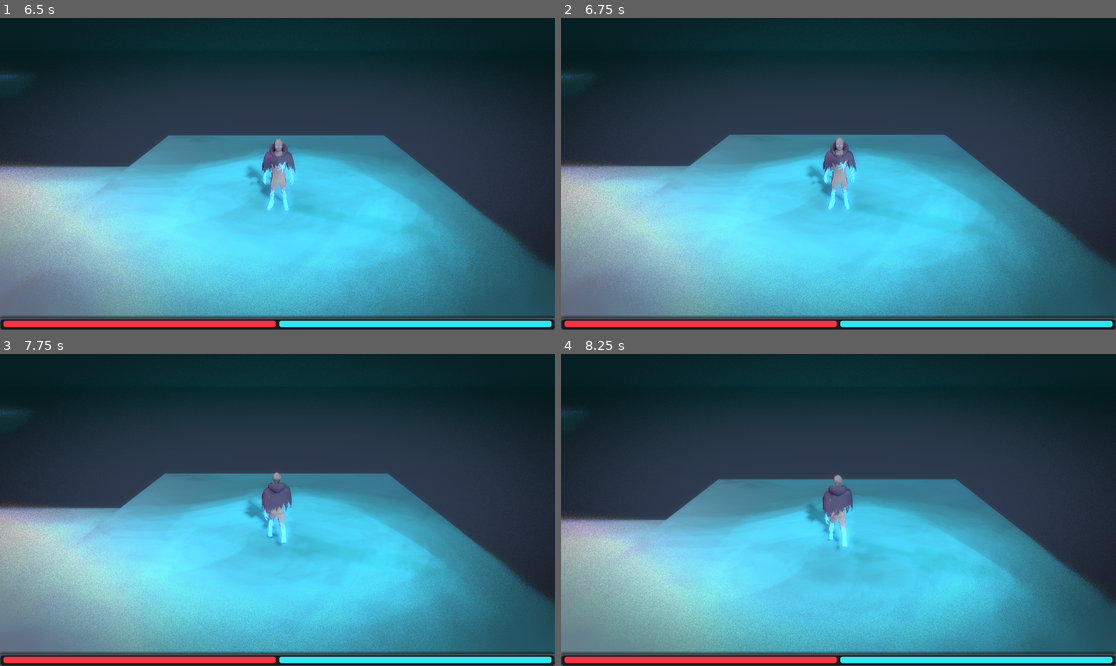
Above: before the commit, frames 1-4 (two rows, left to right).
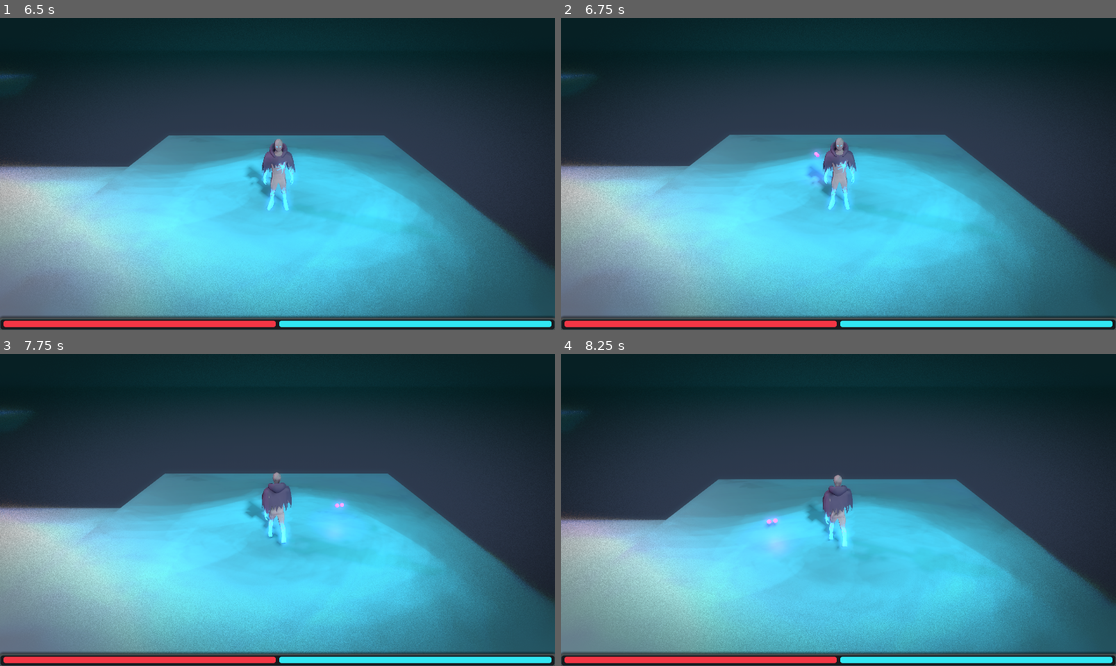
Above: after the commit, the same moments.

Repository: 1p22geo/AWARE_v0
Game: Godot game, scene res://scenes/Boot/Boot.tscn
Same seed, same stepped clock (60 frames per second), same inputs: the game is played once before the commit and once after it.
Inputs (mouse positions are in pixels of both pictures, inside the frame that each line leads up to):
- Up to frame 1 (6.5 s): tap Enter at 0.5, 2, 3.5 s; move the mouse to (399, 158) at 0.52 s; hold D (move_right) 0.53-1.25 s; click (399, 158) at 0.6 s; tap Space (jump) at 0.77, 1.25, 2.75, 3.77, 4.25 s; drag from (166, 189) to (249, 236) at 1.27 s; move the mouse to (333, 105) at 2.02 s; hold D (move_right) 2.03-2.75 s; hold Shift 2.03-2.75 s; click (333, 105) at 2.3 s; drag from (249, 236) to (111, 127) at 2.77 s; move the mouse to (444, 220) at 3.52 s; hold A (move_left) 3.53-4.25 s; tap Ctrl at 3.6 s; click (444, 220) at 3.8 s; drag from (111, 127) to (194, 96) at 4.27 s; move the mouse to (305, 174) at 5.02 s; hold S (move_backward) 5.03-5.75 s; click (305, 174) at 5.1 s; click "Start game" at 5.75 s
- Up to frame 2 (6.75 s): drag from (755, 96) to (727, 189) at 6.52 s
- Up to frame 3 (7.75 s): move the mouse to (399, 494) at 7.27 s; hold W (move_forward) from 7.28 s (still down); tap Alt at 7.35 s; tap Space (jump) at 7.52 s; click (399, 494) at 7.55 s
- Up to frame 4 (8.25 s): release W (move_forward) at 8 s; drag from (727, 525) to (810, 572) at 8.02 s

Frame 1 is identical in both runs. In frame 2, 0.2% of the frame differs, in the area x 44-49%, y 42-54%; in frame 3, 0.2%; in frame 4, 0.3%, in the area x 36-42%, y 51-65%.

Commit message:
fix(Player): projectiles are launched correctly

Diff:
--- a/src/core/PlayerController.gd
+++ b/src/core/PlayerController.gd
@@ -13,33 +13,40 @@
 func _ready() -> void:
 	print("PlayerController: ready - attack action exists: ", InputMap.has_action("attack"))
 
+func do_raycast(mouse_pos: Vector2) -> Dictionary:
+	var ray_length = 1000
+	var from = camera.project_ray_origin(mouse_pos)
+	var to = from + camera.project_ray_normal(mouse_pos) * ray_length
+
+	var space_state = body.get_world_3d().direct_space_state
+	var query = PhysicsRayQueryParameters3D.create(from, to)
+	var result = space_state.intersect_ray(query)
+
+	if result:
+		movement.look_target = result.position
+		last_ray_result = result
+	else:
+		movement.look_target = to
+		last_ray_result = {}
+	return result
+
 func _unhandled_input(event: InputEvent) -> void:
 	if not camera or not body:
 		return
 
 	if event is InputEventMouseMotion:
-		var ray_length = 1000
-		var mouse_pos = event.position
-		var from = camera.project_ray_origin(mouse_pos)
-		var to = from + camera.project_ray_normal(mouse_pos) * ray_length
-
-		var space_state = body.get_world_3d().direct_space_state
-		var query = PhysicsRayQueryParameters3D.create(from, to)
-		var result = space_state.intersect_ray(query)
-
-		if result:
-			movement.look_target = result.position
-			last_ray_result = result
-		else:
-			movement.look_target = to
+		do_raycast(event.position)
 
 func attack() -> void:
-	print("PlayerController: attack called")
+	# Do a fresh raycast at the current mouse position
+	var mouse_pos = body.get_viewport().get_mouse_position()
+	var result = do_raycast(mouse_pos)
+
 	var dest: Vector3
-	if last_ray_result.is_empty():
+	if result.is_empty():
 		dest = movement.look_target
 	else:
-		dest = last_ray_result.position
+		dest = result.position
 
 	var src = body.global_position + Vector3(0, 1.5, 0)
 
